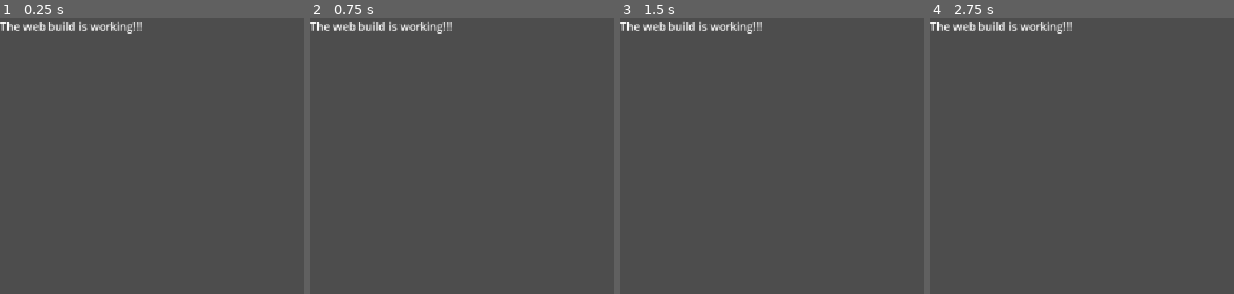
Above: before the commit, frames 1-4 (left to right).
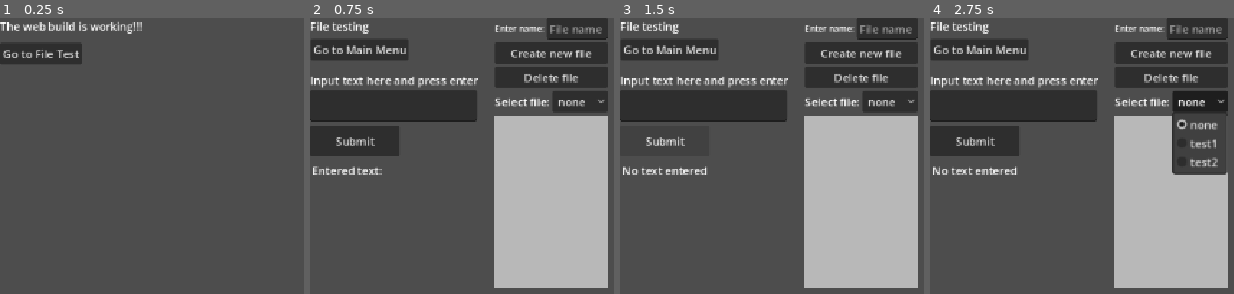
Above: after the commit, the same moments.

Repository: zRedwind/godot-web-build-test
Game: Godot game, scene res://main.tscn
The game is run twice, just before and just after one commit, with the same random seed, the same clock (stepped at 60 frames per second) and the same inputs.
Inputs (mouse positions are in pixels of both pictures, inside the frame that each line leads up to):
- Up to frame 1 (0.25 s): no input
- Up to frame 2 (0.75 s): click (349, 53) at 0.5 s, where only the run after the commit has a clickable "Go to File Test"
- Up to frame 3 (1.5 s): click (665, 142) at 1.25 s, where only the run after the commit has a clickable "Submit"
- Up to frame 4 (2.75 s): click (1200, 100) at 2 s, where only the run after the commit has a clickable "none"

The runs differ from the first frame. In frame 1, 1.7% of the frame differs, in the area x 0-27%, y 9-17%; in frame 2, 46%, in the area x 0-99%, y 0-98%; in frame 3, 43%; in frame 4, 43%.

Commit message:
Front end for file handling test interface
Front end for file handling test interface

Diff:
--- /dev/null
+++ b/file_config_scenes/config_manager.gd
@@ -0,0 +1,20 @@
+extends Node
+
+@onready var saved_files
+const SAVED_FILES =  "user://savedfiles.txt"
+
+# Called when the node enters the scene tree for the first time.
+func _ready() -> void:
+	if FileAccess.file_exists(SAVED_FILES):
+		var file = FileAccess.open(SAVED_FILES, FileAccess.READ)
+		#print("savedfiles.txt found")
+	else:
+		var file = FileAccess.open(SAVED_FILES, FileAccess.WRITE)
+		#print("savedfiles.txt not found. Created new savedfiles.txt file")
+
+func create_new_file(_new_file_name: String):
+	var _new_file_location = "user://file/" + _new_file_name + ".txt"
+	FileAccess.open(_new_file_location, FileAccess.READ)
+
+func write_to_file(_text_to_write: String):
+	pass
--- /dev/null
+++ b/file_config_scenes/file_handling_interface.gd
@@ -0,0 +1,54 @@
+extends Control
+
+@export var file_text: RichTextLabel
+@export var selectable_files: OptionButton
+@export var new_file_name_input: LineEdit
+
+signal _read_file_selected(file_name: String)
+signal _create_file_signal(file_name: String)
+
+func create_file():
+	# Emits that the create_file button was pressed
+	_create_file_signal.emit(new_file_name_input.text)
+	new_file_name_input.text = ""
+
+func delete_file():
+	var selected_file_id = selectable_files.get_selected_id()
+	var selected_file_name = selectable_files.get_item_text(selected_file_id)
+	#print("selected file id is: " + str(selected_file_id))
+	#print("selected file name is: " + selected_file_name)
+
+	if selected_file_name == "none":
+		print("No file selected to delete")
+	else:
+		# Delete the file here
+		print ("Deleting file: " + selected_file_name)
+		selectable_files.remove_item(selected_file_id)
+		var num_items = selectable_files.get_item_count()
+		selectable_files.select(-1)
+
+		# Delete the file here
+
+		# Removes the file from the list of selectable files
+		# Sets the item_ids of the remaining elements to match their new index location
+		for i in num_items:
+			if i == 0:
+				pass
+			else:
+				selectable_files.set_item_id(i, i)
+		selectable_files.select(0)
+
+func new_file_selected(_index: int):
+	# Emits that a new file was selected when a new file is selected. This will be used to populate the
+	# file_text.
+	#print("The selected file is now: " + selectable_files.get_item_text(_index))
+	_read_file_selected.emit(selectable_files.get_item_text(_index))
+
+func set_file_text(_new_text: String):
+	file_text.text = _new_text
+
+func update_file_list():
+	pass
+
+func populate_file_list():
+	pass
--- /dev/null
+++ b/file_config_scenes/file_handling_interface.tscn
@@ -0,0 +1,81 @@
+[gd_scene format=3 uid="uid://p4x3qtpu40h"]
+
+[ext_resource type="Script" uid="uid://cpwku0xifatmi" path="res://file_config_scenes/file_handling_interface.gd" id="1_bkn3s"]
+
+[node name="file_handling_interface" type="Control" unique_id=554090821 node_paths=PackedStringArray("file_text", "selectable_files", "new_file_name_input")]
+layout_mode = 3
+anchors_preset = 0
+offset_right = 40.0
+offset_bottom = 40.0
+script = ExtResource("1_bkn3s")
+file_text = NodePath("VBoxContainer/file_text")
+selectable_files = NodePath("VBoxContainer/select_file_hbox/selectable_files")
+new_file_name_input = NodePath("VBoxContainer/new_file_container/HBoxContainer/new_file_name_input")
+
+[node name="VBoxContainer" type="VBoxContainer" parent="." unique_id=1243281514]
+layout_mode = 0
+offset_right = 40.0
+offset_bottom = 40.0
+
+[node name="new_file_container" type="VBoxContainer" parent="VBoxContainer" unique_id=206933043]
+layout_mode = 2
+
+[node name="HBoxContainer" type="HBoxContainer" parent="VBoxContainer/new_file_container" unique_id=901929462]
+layout_mode = 2
+
+[node name="new_file_name_label" type="Label" parent="VBoxContainer/new_file_container/HBoxContainer" unique_id=2051476369]
+layout_mode = 2
+theme_override_font_sizes/font_size = 12
+text = "Enter name:"
+
+[node name="new_file_name_input" type="LineEdit" parent="VBoxContainer/new_file_container/HBoxContainer" unique_id=511534364]
+layout_mode = 2
+size_flags_horizontal = 3
+placeholder_text = "File name"
+
+[node name="create_file" type="Button" parent="VBoxContainer" unique_id=1801873524]
+layout_mode = 2
+text = "Create new file"
+
+[node name="delete_file" type="Button" parent="VBoxContainer" unique_id=749916064]
+layout_mode = 2
+text = "Delete file"
+
+[node name="select_file_hbox" type="HBoxContainer" parent="VBoxContainer" unique_id=847955360]
+layout_mode = 2
+
+[node name="current_file_label" type="Label" parent="VBoxContainer/select_file_hbox" unique_id=1338682159]
+layout_mode = 2
+text = "Select file:"
+
+[node name="selectable_files" type="OptionButton" parent="VBoxContainer/select_file_hbox" unique_id=440491643]
+layout_mode = 2
+size_flags_horizontal = 3
+selected = 0
+item_count = 3
+popup/item_0/text = "none"
+popup/item_0/id = 0
+popup/item_1/text = "test1"
+popup/item_1/id = 1
+popup/item_2/text = "test2"
+popup/item_2/id = 2
+
+[node name="file_text" type="RichTextLabel" parent="VBoxContainer" unique_id=2022584847]
+custom_minimum_size = Vector2(0, 250)
+custom_maximum_size = Vector2(-1, 500)
+layout_mode = 2
+theme_override_colors/default_color = Color(0, 0, 0, 1)
+
+[node name="ColorRect" type="ColorRect" parent="VBoxContainer/file_text" unique_id=1247279482]
+z_index = -1
+layout_mode = 1
+anchors_preset = 15
+anchor_right = 1.0
+anchor_bottom = 1.0
+grow_horizontal = 2
+grow_vertical = 2
+color = Color(1, 1, 1, 0.6039216)
+
+[connection signal="pressed" from="VBoxContainer/create_file" to="." method="create_file"]
+[connection signal="pressed" from="VBoxContainer/delete_file" to="." method="delete_file"]
+[connection signal="item_selected" from="VBoxContainer/select_file_hbox/selectable_files" to="." method="new_file_selected"]
--- /dev/null
+++ b/file_config_scenes/input_text_field.gd
@@ -0,0 +1,8 @@
+extends Control
+
+
+func _on_submit_button_pressed() -> void:
+	pass # Replace with function body.
+
+func write_text_to_file(text: String):
+	print("Text writing to file: " + text)
--- /dev/null
+++ b/file_config_scenes/input_text_field.tscn
@@ -0,0 +1,71 @@
+[gd_scene format=3 uid="uid://c1h5l1hxe1rx2"]
+
+[ext_resource type="Script" uid="uid://cpdwi2vd4tk1a" path="res://file_config_scenes/input_text_field.gd" id="1_ukgys"]
+
+[sub_resource type="GDScript" id="GDScript_rvrdd"]
+script/source = "extends LineEdit
+
+func clear_field():
+	text = \"\"
+"
+
+[sub_resource type="GDScript" id="GDScript_0xm2m"]
+script/source = "extends Button
+
+@export var input_text_field: LineEdit
+@export var output_text: Label
+
+signal submit_text(submitted_text: String)
+
+func _on_pressed() -> void:
+	var user_input = input_text_field.text
+	if user_input == \"\":
+		output_text.text = \"No text entered\"
+	else:
+		submit_text.emit(user_input)
+		input_text_field.clear_field()
+		output_text.text = \"Entered text: \" + user_input
+"
+
+[node name="input_text_field" type="Control" unique_id=683401456]
+layout_mode = 3
+anchors_preset = 0
+offset_top = 78.0
+offset_right = 40.0
+offset_bottom = 118.0
+script = ExtResource("1_ukgys")
+
+[node name="input_text" type="Label" parent="." unique_id=575336947]
+layout_mode = 0
+offset_right = 242.0
+offset_bottom = 23.0
+text = "Input text here and press enter"
+
+[node name="LineEdit" type="LineEdit" parent="." unique_id=2121150799]
+layout_mode = 0
+offset_top = 26.0
+offset_right = 241.0
+offset_bottom = 71.0
+keep_editing_on_text_submit = true
+script = SubResource("GDScript_rvrdd")
+
+[node name="output_text" type="Label" parent="." unique_id=285827799]
+layout_mode = 0
+offset_left = 3.0
+offset_top = 130.0
+offset_right = 108.0
+offset_bottom = 153.0
+text = "Entered text: "
+
+[node name="submit_button" type="Button" parent="." unique_id=743759830 node_paths=PackedStringArray("input_text_field", "output_text")]
+layout_mode = 0
+offset_top = 77.0
+offset_right = 129.0
+offset_bottom = 121.0
+text = "Submit"
+script = SubResource("GDScript_0xm2m")
+input_text_field = NodePath("../LineEdit")
+output_text = NodePath("../output_text")
+
+[connection signal="pressed" from="submit_button" to="submit_button" method="_on_pressed"]
+[connection signal="submit_text" from="submit_button" to="." method="write_text_to_file"]
--- /dev/null
+++ b/main.gd
@@ -0,0 +1,16 @@
+extends Node2D
+
+@export var main_menu_canvas: CanvasLayer
+@export var file_test_canvas: CanvasLayer
+
+func hide_all_canvas():
+	main_menu_canvas.set_visible(false)
+	file_test_canvas.set_visible(false)
+
+func show_main_menu():
+	hide_all_canvas()
+	main_menu_canvas.set_visible(true)
+
+func show_file_test():
+	hide_all_canvas()
+	file_test_canvas.set_visible(true)
--- a/main.tscn
+++ b/main.tscn
@@ -1,8 +1,63 @@
 [gd_scene format=3 uid="uid://cmd6v2itr8iv"]
 
-[node name="Node2D" type="Node2D" unique_id=1682775658]
+[ext_resource type="Script" uid="uid://bhblrwchh6me7" path="res://main.gd" id="1_h2yge"]
+[ext_resource type="PackedScene" uid="uid://c1h5l1hxe1rx2" path="res://file_config_scenes/input_text_field.tscn" id="1_ig7tw"]
+[ext_resource type="PackedScene" uid="uid://p4x3qtpu40h" path="res://file_config_scenes/file_handling_interface.tscn" id="2_0xm2m"]
+[ext_resource type="Script" uid="uid://bpu6e5vkyq5j2" path="res://file_config_scenes/config_manager.gd" id="4_1bvp3"]
 
-[node name="Label" type="Label" parent="." unique_id=114259700]
+[node name="Node2D" type="Node2D" unique_id=1682775658 node_paths=PackedStringArray("main_menu_canvas", "file_test_canvas")]
+script = ExtResource("1_h2yge")
+main_menu_canvas = NodePath("main_menu_canvas")
+file_test_canvas = NodePath("file_test_canvas")
+
+[node name="main_menu_canvas" type="CanvasLayer" parent="." unique_id=1653208109]
+
+[node name="main_menu" type="Control" parent="main_menu_canvas" unique_id=1083171570]
+layout_mode = 3
+anchors_preset = 0
+offset_right = 40.0
+offset_bottom = 40.0
+
+[node name="Label" type="Label" parent="main_menu_canvas/main_menu" unique_id=114259700]
+layout_mode = 0
+offset_right = 205.0
+offset_bottom = 23.0
+text = "The web build is working!!!"
+
+[node name="file_test_button" type="Button" parent="main_menu_canvas/main_menu" unique_id=1916157105]
+layout_mode = 0
+offset_top = 36.0
+offset_right = 118.0
+offset_bottom = 67.0
+text = "Go to File Test"
+
+[node name="file_test_canvas" type="CanvasLayer" parent="." unique_id=921343345]
+visible = false
+
+[node name="input_text_field" parent="file_test_canvas" unique_id=683401456 instance=ExtResource("1_ig7tw")]
+metadata/_edit_use_anchors_ = true
+
+[node name="file_handling_interface" parent="file_test_canvas" unique_id=554090821 instance=ExtResource("2_0xm2m")]
+offset_left = 266.0
+offset_right = 306.0
+metadata/_edit_use_anchors_ = true
+
+[node name="Label" type="Label" parent="file_test_canvas" unique_id=373950862]
 offset_right = 40.0
 offset_bottom = 23.0
-text = "The web build is working!!!"
+text = "File testing"
+metadata/_edit_use_anchors_ = true
+
+[node name="main_menu_button" type="Button" parent="file_test_canvas" unique_id=89508328]
+offset_left = 1.0
+offset_top = 30.0
+offset_right = 119.0
+offset_bottom = 61.0
+text = "Go to Main Menu"
+metadata/_edit_use_anchors_ = true
+
+[node name="file_config_manager" type="Node" parent="file_test_canvas" unique_id=1311592568]
+script = ExtResource("4_1bvp3")
+
+[connection signal="pressed" from="main_menu_canvas/main_menu/file_test_button" to="." method="show_file_test"]
+[connection signal="pressed" from="file_test_canvas/main_menu_button" to="." method="show_main_menu"]
Not shown, added: docs/index.apple-touch-icon.png.import
Not shown, added: docs/index.icon.png.import
Not shown, added: docs/index.png.import
Not shown, added: file_config_scenes/config_manager.gd.uid
Not shown, added: file_config_scenes/file_handling_interface.gd.uid
Not shown, added: file_config_scenes/input_text_field.gd.uid
Not shown, added: main.gd.uid
